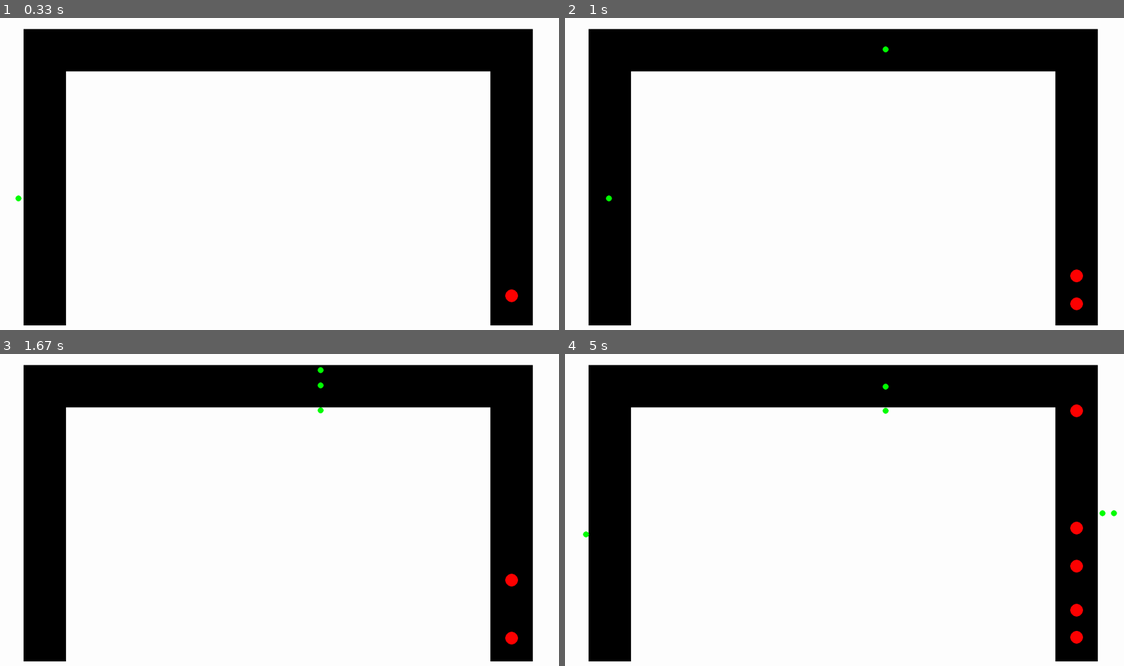
Above: before the commit, frames 1-4 (two rows, left to right).
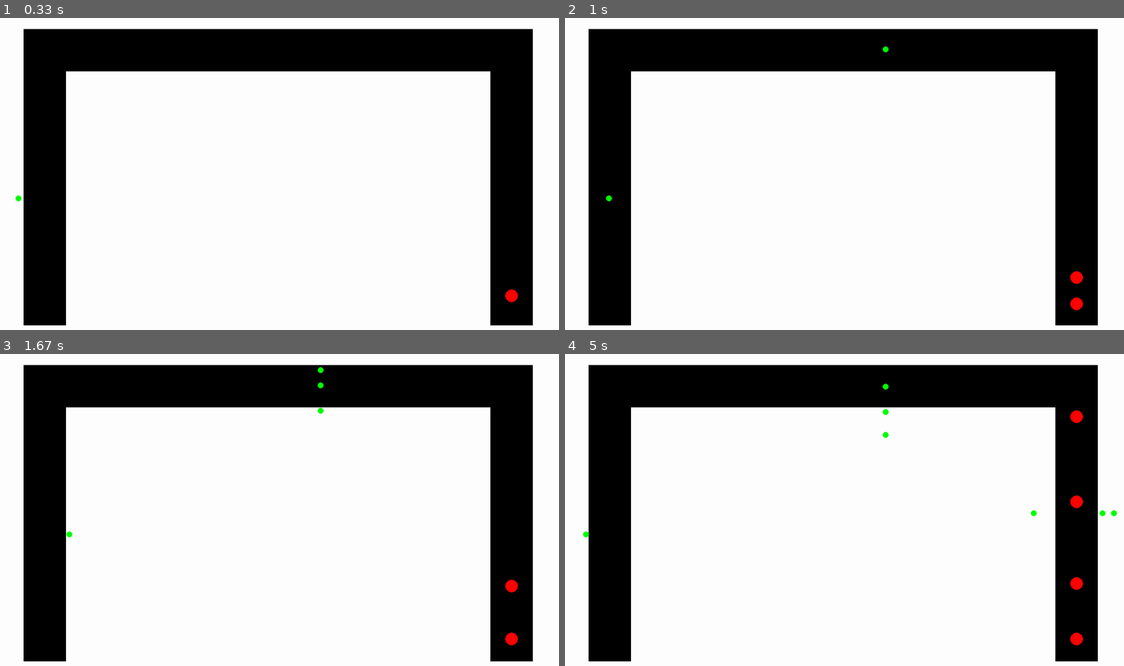
Above: after the commit, the same moments.

Repository: JCoder121/carsim
Game: pygame game, started from files/most_current.py
Same seed, same stepped clock (60 frames per second), same inputs: the game is played once before the commit and once after it.
Inputs (mouse positions are in pixels of both pictures, inside the frame that each line leads up to):
- Up to frame 1 (0.33 s): no input
- Up to frame 2 (1 s): tap Enter at 0.33 s; click (855, 211) at 0.72 s
- Up to frame 3 (1.67 s): tap Space at 1, 1.4 s
- Up to frame 4 (5 s): tap Space at 1.7, 1.9, 2.23, 2.53, 2.73, 3.03, 3.63, 4.3, 4.6, 4.73 s; click (766, 450) at 3.28 s; click (1040, 516) at 3.95 s

Frame 1 is identical in both runs. In frame 2, less than 0.1% of the frame differs, in the area x 90-93%, y 80-86%; in frame 3, 0.1%; in frame 4, 0.6%, in the area x 56-93%, y 15-94%.

Commit message:
Update most_current.py
finally can stop because it can see yellow (forgot to include it in detect sighting)

Diff:
--- a/files/most_current.py
+++ b/files/most_current.py
@@ -32,9 +32,9 @@
 RANDOMPARAM = 25
 INFRONT = 35
 SWEEP = 20
-WAITTIME = 3000
+WAITTIME = 10000
 #change dt for acceleration change, bigger = faster accel
-dt = 0.008
+dt = 0.004
 
 size = [SCREEN_WIDTH, SCREEN_HEIGHT]
 screen = pygame.display.set_mode(size)
@@ -52,14 +52,9 @@
         self.x_accel = 0
         self.color = RED
 
-        #self.drop_val = 1
-        self.drop_val = random.randint(0,1)
-
-        if self.drop_val == 0:
-            self.drop_x = random.randint(77, 400) * 2
-
-        elif self.drop_val == 1:
-            self.drop_y = random.randint(62, 300) * 2
+        self.drop_val = -1
+        self.drop_x = 0
+        self.drop_y = 0
 
         self.drop_bool = True
         self.accel_bool = True
@@ -81,20 +76,22 @@
                 for infront in range(20,INFRONT):
                     value3 = screen.get_at((int(self.x)+sweep, int(self.y)+infront))
 
-                    if (value3 == RED) or (value3 == GREEN):
+                    if (value3 == RED) or (value3 == GREEN) or (value3 == YELLOW):
                         self.accel_bool = False
                         #ball.decelerate(2)
                         self.stop(False)
+                        return self.accel_bool
+
 
         #right
         elif detect_var == 1:
             for sweep in range(-SWEEP, SWEEP):
                 for infront in range(20, INFRONT):
                     value1 = screen.get_at((int(self.x)+sweep, int(self.y)-infront))
-                    if (value1 == RED) or (value1 == GREEN):
+                    if (value1 == RED) or (value1 == GREEN) or (value1 == YELLOW):
                         self.accel_bool = False
-
                         self.stop(False)
+                        return self.accel_bool
 
         #top
         elif detect_var == 2:
@@ -104,12 +101,13 @@
                 for infront in range(20, INFRONT):
                     value2 = screen.get_at(((int(self.x)-infront), int(self.y) + sweep))
 
-                    if (value2 == RED) or (value2 == GREEN):
+                    if (value2 == RED) or (value2 == GREEN) or (value2 == YELLOW):
                         self.accel_bool = False
                         #ball.decelerate(1)
                         self.stop(False)
-
-        return self.accel_bool
+                        return self.accel_bool
+
+        #return self.accel_bool
 
 
     def accelerate(self, var1):
@@ -210,7 +208,17 @@
     # Starting position of the ball.
     ball.x = 1250
     ball.y = 700
+    #ball.speed = 0.25
     ball.speed = SPEED
+
+    ball.drop_val = 1
+    #drop_val = random.randint(0,1)
+
+    if ball.drop_val == 0:
+        ball.drop_x = random.randnint(77, 400) * 2
+
+    elif ball.drop_val == 1:
+        ball.drop_y = random.randint(62, 300) *2
 
     return ball
 
@@ -281,7 +289,7 @@
             if event.type == pygame.QUIT:
                 done = True
 
-            if event.type == pygame.MOUSEBUTTONDOWN and ball.y<680:
+            if event.type == pygame.MOUSEBUTTONDOWN and ball.y<660:
                 ball = make_ball()
                 ball_list.append(ball)
 
@@ -311,9 +319,10 @@
 
         x = random.randint(1,RANDOMPARAM)
         #check if random match and there is a ball above
-        if (x==3) and (ball.y < 680):
+        if (x==3) and (ball.y < 680) and len(ball_list) < 4:
             ball = make_ball()
             ball_list.append(ball)
+
 
 
         #random pedestrian spawn
@@ -328,6 +337,7 @@
 
             #print(ball.drop_x)
             #print(ball.x)
+            #print(ball.drop_y, ball.y)
             #print(ball.drop_x == ball.x)
 
             #Move the ball's center, check for position to move ball where
@@ -340,33 +350,40 @@
 
                 #see if ball is on left side, will go down
                 #print(ball.y, ball.drop_y)
+
+                if ball.drop_val == 1:
+                    #print('dropped(ball)')
+                        if int(ball.y) == ball.drop_y:
+                            for y in range(0, WAITTIME):
+                                ball.stop(True)
+
+                            ball.y +=2
+
+
                 ball.detect(0)
 
-                if ball.drop_val == 1:
-                    if int(ball.y) == ball.drop_y:
-                        for y in range(0, WAITTIME):
-                            ball.stop(True)
-
-                        ball.y +=2
 
                 if ball.accel_bool:
                     ball.accelerate(2)
 
+
             elif ball.x > 155 and ball.y < 100:
+
                 #see if ball is on top side, will go horizontal motion left
                 #if ball.drop_val == 1:
                 #print(ball.x, ball.drop_x)
                 #my own ghetto drop off function
                 ball.detect(2)
 
-                if ball.drop_val == 0:
-                    if int(ball.x) == ball.drop_x:
+                if ball.accel_bool:
+                    if ball.drop_val == 0 and int(ball.x) == ball.drop_x:
+                    #if int(ball.x) == ball.drop_x:
                         for x in range(0, WAITTIME):
                             ball.stop(True)
                         ball.x += 2
 
-                if ball.accel_bool:
                     ball.accelerate(1)
+
 
             #see if ball is on right side, will go vertical motion up
             elif ball.x > 155 and ball.y > 100:
@@ -390,50 +407,50 @@
                 #simple obj detection:
                 #see if can make obj detection function
 
-                for x in range(10, 20):
-                    person_infront = screen.get_at(((int(person.x)-x), int(person.y)))
-                    if person_infront == RED or person_infront == GREEN:
-                        person.stop()
-                        person_bool = False
+                #coming from right
+                for person_sweep in range(-8, 8):
+                    for x in range(10, 20):
+
+                        person_infront = screen.get_at(((int(person.x)-x), int(person.y) + person_sweep))
+                        if person_infront == RED or person_infront == GREEN:
+                            person.stop()
+                            person_bool = False
 
                 if person_bool:
                     person.x -= PERSON_SPEED
 
             #person coming from top
             elif person.personal_value == 1:
-
-                for y in range(10,20):
-                    person_infront = screen.get_at(((int(person.x)), int(person.y) +y))
-                    if person_infront == RED or person_infront == GREEN:
-                        person.stop()
-                        person_bool = False
+                for person_sweep in range(-8, 8):
+                    for y in range(10,20):
+                        person_infront = screen.get_at(((int(person.x) + person_sweep), int(person.y) +y))
+                        if person_infront == RED or person_infront == GREEN:
+                            person.stop()
+                            person_bool = False
 
                 if person_bool:
                     person.y += PERSON_SPEED
 
             #person coming from left leg
             elif person.personal_value == 2:
-                for x in range(10,20):
-                    person_infront = screen.get_at((int(person.x)+x, int(person.y)))
-                    if person_infront == RED or person_infront == GREEN:
-                        person.stop()
-                        person_bool = False
+                for person_sweep in range(-8, 8):
+                    for x in range(10,20):
+                        person_infront = screen.get_at((int(person.x)+x, int(person.y)+person_sweep))
+                        if person_infront == RED or person_infront == GREEN:
+                            person.stop()
+                            person_bool = False
 
                 if person_bool:
                     person.x += PERSON_SPEED
 
-            else:
-                print('error personlist')
-                sys.exit()
-
-
-            #always check if person has walked 200 pixels, then erase
+
+            #always check if person has walked 225 pixels, then erase
             if((person.personal_value == 0 or person.personal_value== 2)
-               and (abs(person.initial - person.x) > 200)):
+               and (abs(person.initial - person.x) > 225)):
                 del(person_list[0])
 
             elif((person.personal_value == 1)
-                 and abs(person.initial - person.y) > 200):
+                 and abs(person.initial - person.y) > 225):
                 del(person_list[0])
 
         # --- Drawing
